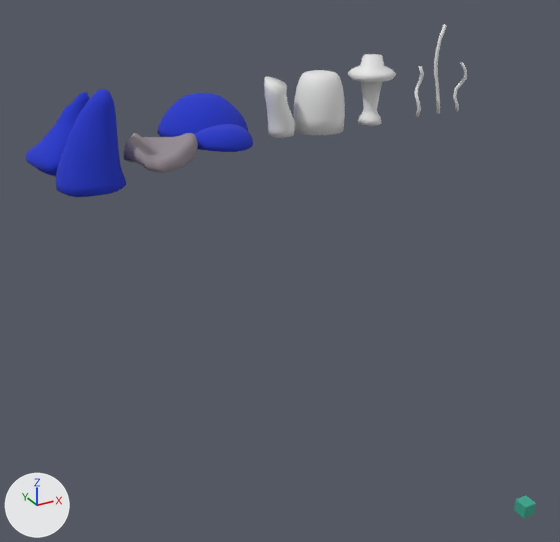
The FBX model Assets/Enviro/Mushrooms.fbx, before and after one commit.
One viewpoint serves both versions: a 50 mm lens placed at (-73.8, -133.7, 37.2), pointed at (-11.9, -21.1, -19.1). Every picture has the same lights, and +X, +Y and +Z are marked at lower left. Where no turn or scale is listed for an object, it has been applied to the vertices.

Objects in the first picture: 'Kapelusz1', 'Kapelusz2', 'Kapelusz3', 'Kapelusz4', 'Kapelusz5', 'Noga1', 'Noga2', 'Noga3', 'ScalePlayer'.
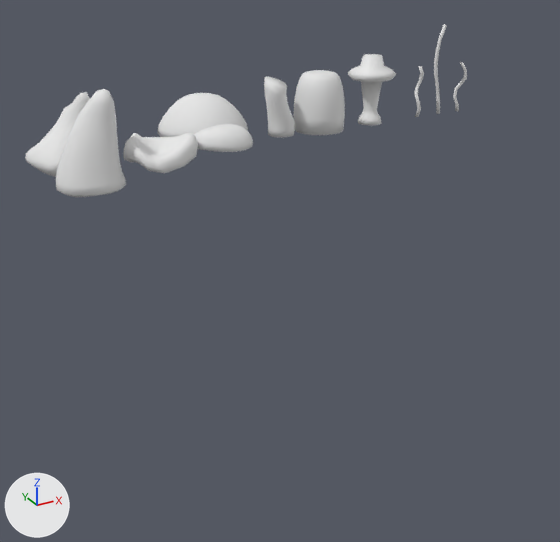
Boxes [x1, y1, x2, y2] around the edits, measured in the pictures (560 x 542 px):
```json
{"object": "Kapelusz3", "change": "recoloured", "before": [56, 89, 126, 197], "after": [56, 89, 126, 197], "on screen": "blue to grey"}
{"object": "Kapelusz5", "change": "recoloured", "before": [157, 93, 248, 137], "after": [157, 93, 248, 137], "on screen": "blue to white"}
{"object": "Kapelusz2", "change": "recoloured", "before": [124, 133, 198, 173], "after": [124, 133, 198, 173], "on screen": "grey to white"}
{"object": "Kapelusz4", "change": "recoloured", "before": [25, 92, 90, 177], "after": [25, 92, 90, 177], "on screen": "blue to white"}
{"object": "Kapelusz1", "change": "recoloured", "before": [194, 124, 253, 152], "after": [194, 124, 253, 152], "on screen": "blue to white"}
{"object": "ScalePlayer", "change": "deleted", "before": [514, 495, 536, 518]}
```

Edits to the scene script, one JSON object a line:
```json
{"op": "set", "path": "mat_top.base_color", "old": "(0.0168, 0.0382, 0.584)", "new": "(0.8, 0.8, 0.8)", "note": "blue #2337c9 -> white #e7e7e7"}
{"op": "set", "path": "mat_bottom.base_color", "old": "(0.305, 0.266, 0.296)", "new": "(0.8, 0.8, 0.8)", "note": "grey #968d94 -> white #e7e7e7"}
{"op": "remove", "block": "ob_scaleplayer", "code": ["ob_scaleplayer = bpy.data.objects.new('ScalePlayer', me_plane)", "ob_scaleplayer.location = (1.0, -71.8, -40.9)"]}
```
